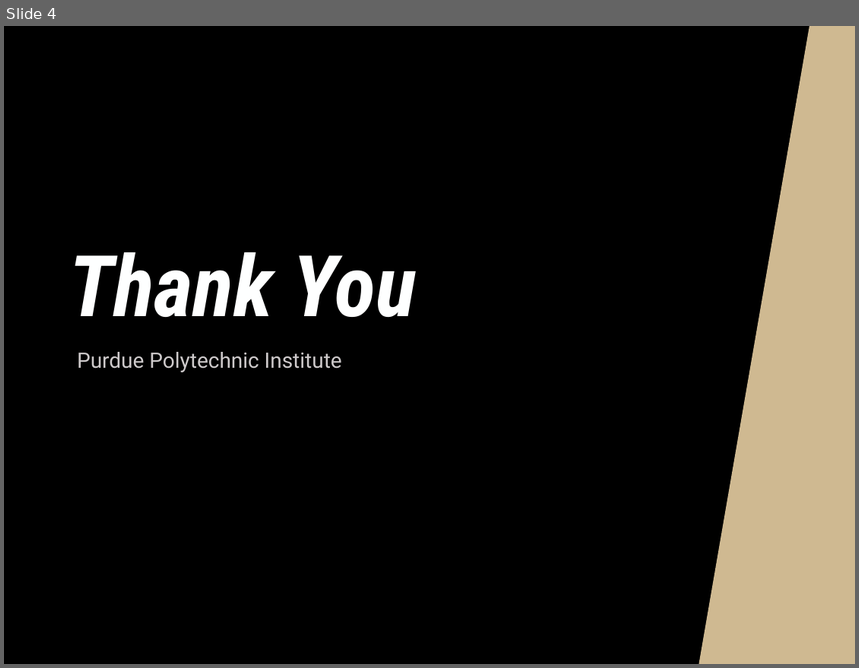
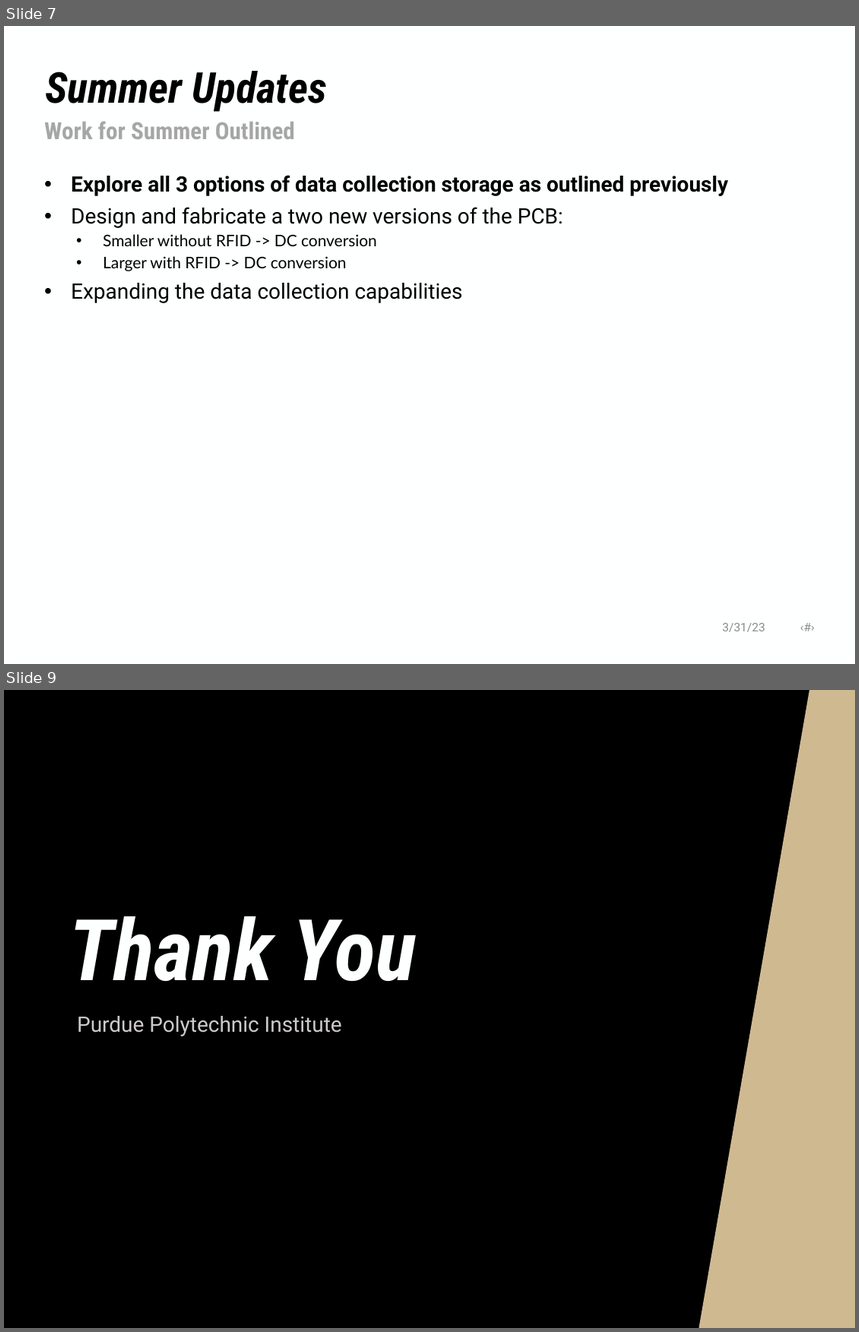
Before and after one commit to NHuang58/Biomedical_Device_PCB, a slide deck: Documentation/Slides/Week_31.pptx. Shown one above the other, each under a label of ours: slide 4 before the commit, slides 7 and 9 after it; the slides between them are not shown. The pictures are 859x668 and 859x1332 pixels, drawn with LibreOffice and Linux fonts; fonts in the diff are those of the drawing; background and template pictures are left out. Boxes give left, top, right and bottom in pixels: in the first picture for what was removed or moved away, otherwise in the second. Text is boxed around its words. In the diff, an @@ line names an element or a change of style, - is before the commit and + after.

```diff
--- a/Documentation/Slides/Week_31.pptx
+++ b/Documentation/Slides/Week_31.pptx
@@ slide 7 added at (4, 26, 855, 664), background #FEFFFF @@
@@ title added at (45, 71, 327, 112), 36 pt, text #000000, bold, italic @@
+Summer Updates
@@ text added at (44, 121, 295, 139), 20 pt, text #A6A6A6, bold @@
+Work for Summer Outlined
@@ text added at (71, 175, 728, 303), 18 pt, text #000000 @@
+• Explore all 3 options of data collection storage as outlined previously
+• Design and fabricate a two new versions of the PCB:
+  • Smaller without RFID -> DC conversion
+  • Larger with RFID -> DC conversion
+• Expanding the data collection capabilities
@@ text added at (722, 623, 765, 632), 10 pt, text #8C8C8C @@
+3/31/23 ‹#›
@@ what was slide 4 is now slide 9 @@
```
Also in this commit, not shown: 2 slides changed, 4 other slides added, 4 other files.
